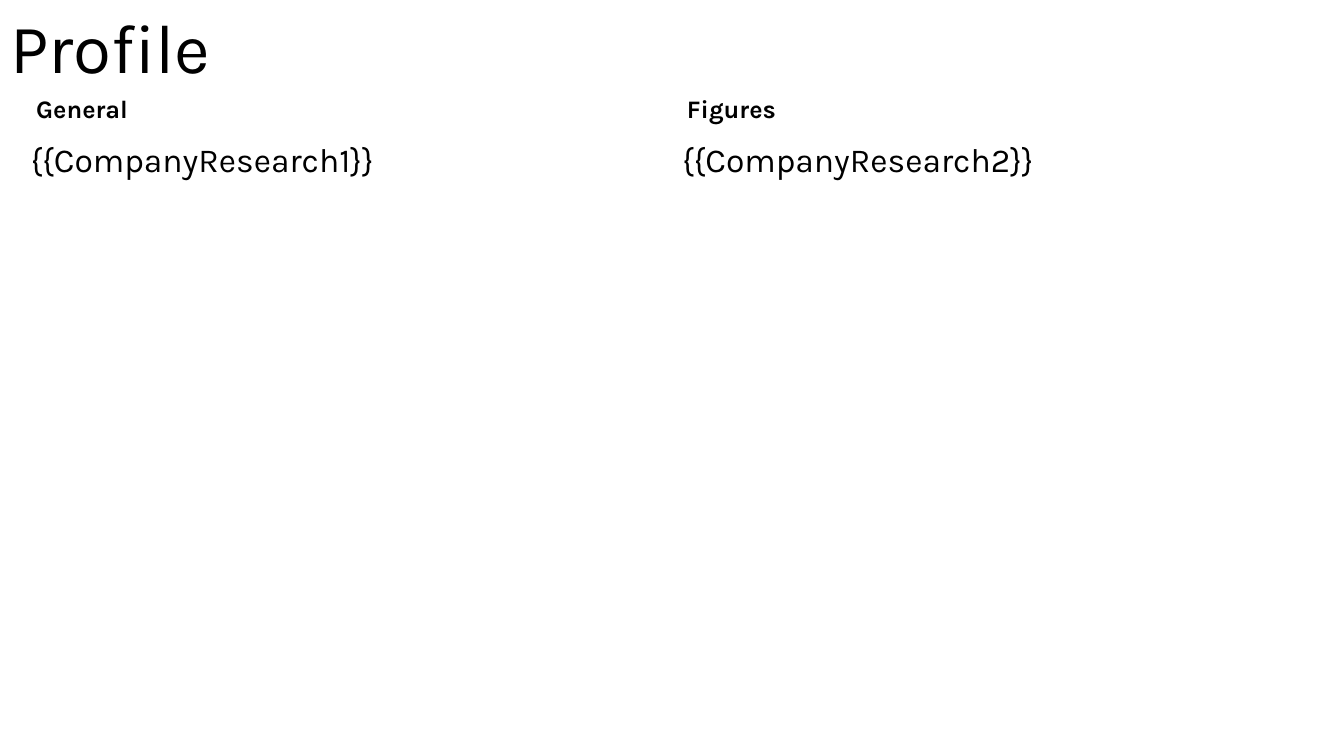
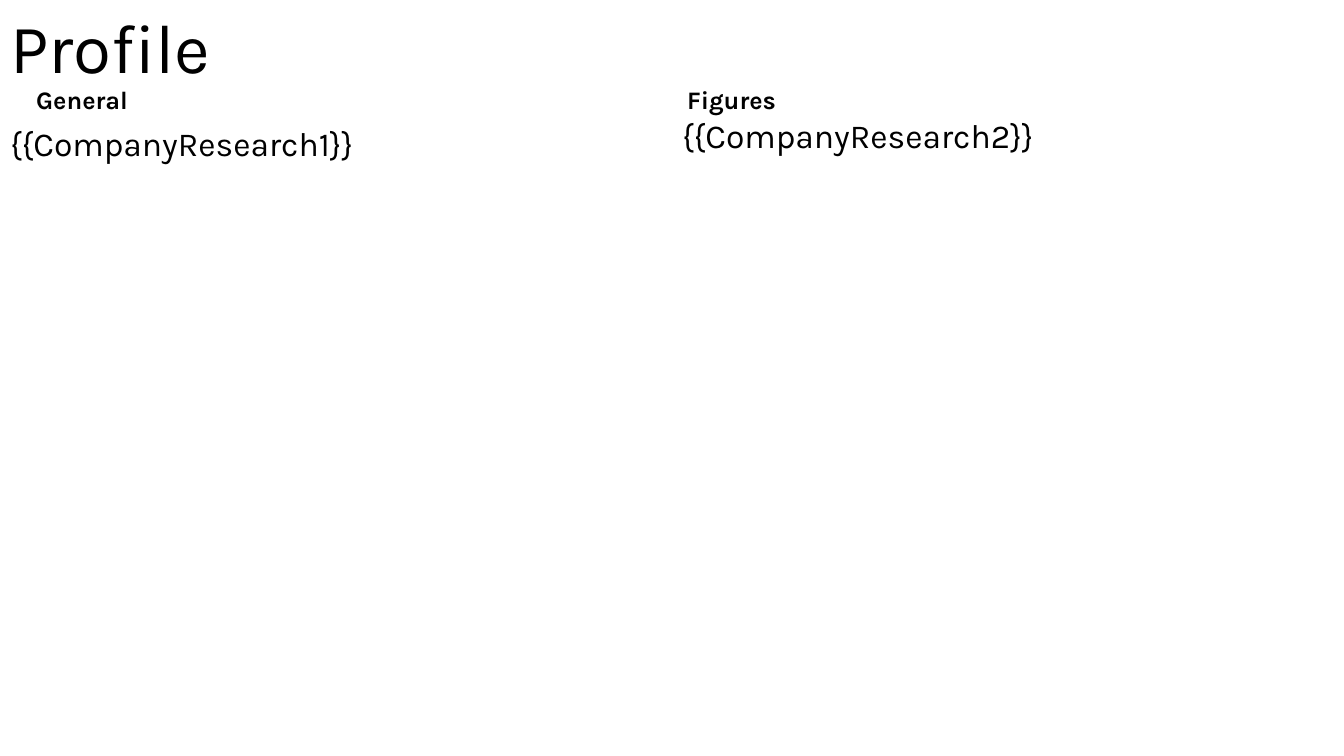
Before and after one commit to leonardoheis/azf_pptx, a slide deck: slide 2 of template/plantilla.pptx. Drawn at 1344x756 pixels with LibreOffice and Linux fonts; fonts in the diff are those of the drawing. Boxes give left, top, right and bottom in pixels: in the first picture for what was removed or moved away, otherwise in the second. Text is boxed around its words. In the diff, an @@ line names an element or a change of style, - is before the commit and + after.

Commit message:
Enhance configuration and industry research slide generation by adding conversion factors for EMU and a continuation uplift parameter. Refactor placeholder handling to improve layout management and ensure valid data presence before removal.

```diff
--- a/template/plantilla.pptx
+++ b/template/plantilla.pptx
@@ text "General": place and size @@
-text "General" at [36,100,128,119]
+text "General" at [36,91,128,110]
@@ text "Figures": place and size @@
-text "Figures" at [687,100,776,124]
+text "Figures" at [687,91,776,116]
@@ text "{{CompanyResearch2}}": place and size @@
-text "{{CompanyResearch2}}" at [682,147,1034,180]
+text "{{CompanyResearch2}}" at [682,123,1034,157]
@@ text "{{CompanyResearch1}}": place and size @@
-text "{{CompanyResearch1}}" at [31,147,374,180]
+text "{{CompanyResearch1}}" at [10,131,353,164]
```
Also in this commit, not shown: 1 other slide changed, 2 other files.
